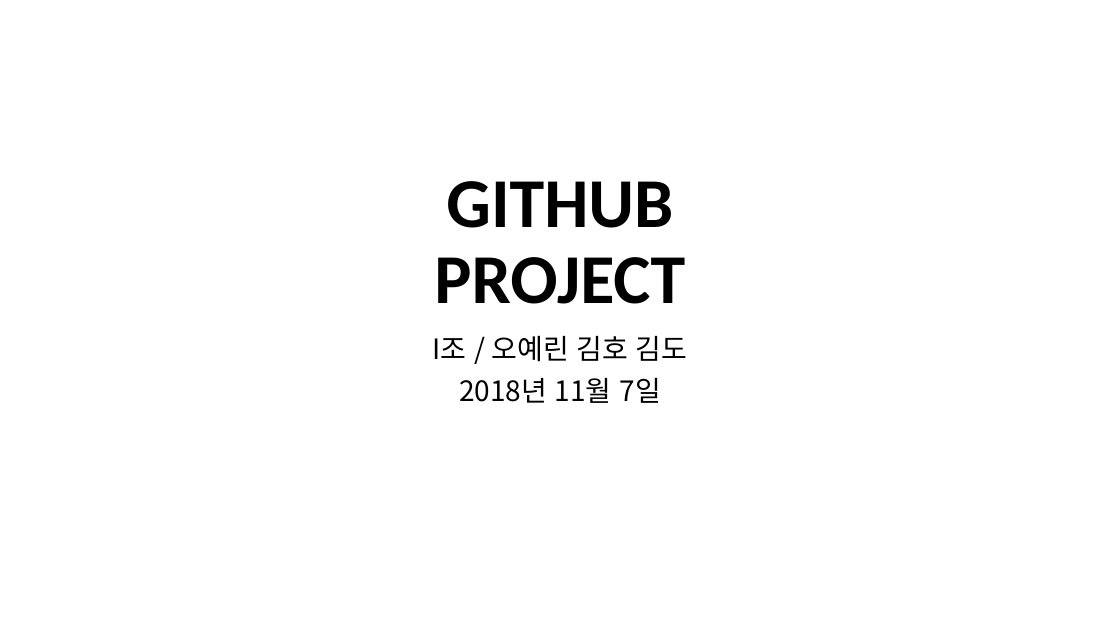
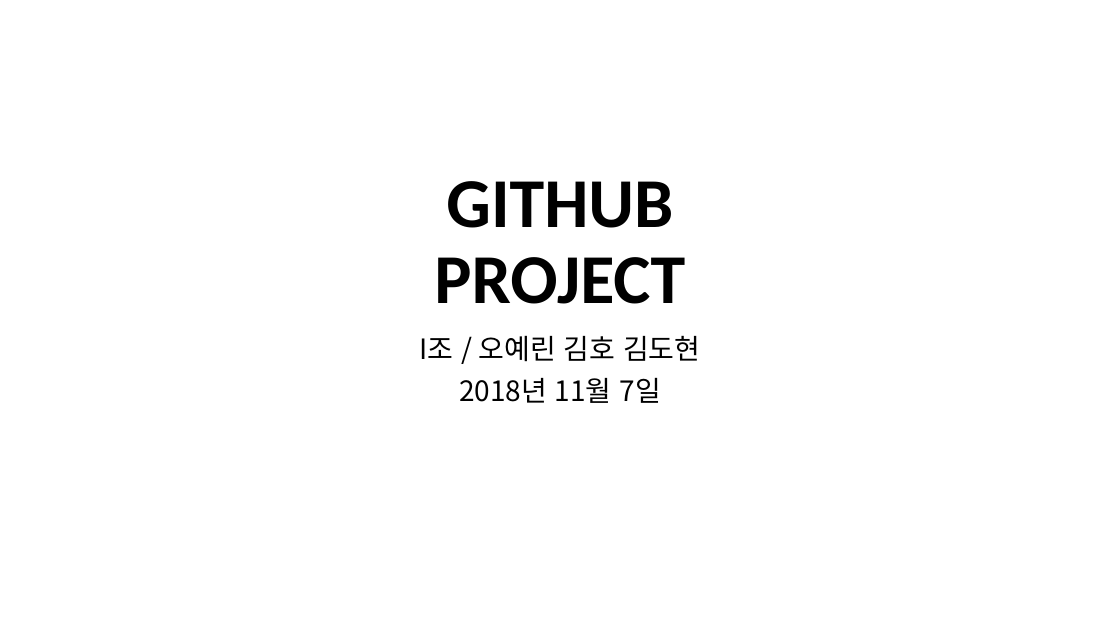
Before and after one commit to oyr15/Project_I, a slide deck: slide 1 of GIT_I.pptx. Drawn at 1120x630 pixels with LibreOffice and Linux fonts; fonts in the diff are those of the drawing. Boxes give left, top, right and bottom in pixels: in the first picture for what was removed or moved away, otherwise in the second. Text is boxed around its words. In the diff, an @@ line names an element or a change of style, - is before the commit and + after.

Commit message:
ppt 수정

```diff
--- a/GIT_I.pptx
+++ b/GIT_I.pptx
@@ subtitle at [420,335,700,362]: text changed @@
-I조 / 오예린 김호 김도
+I조 / 오예린 김호 김도현
```
